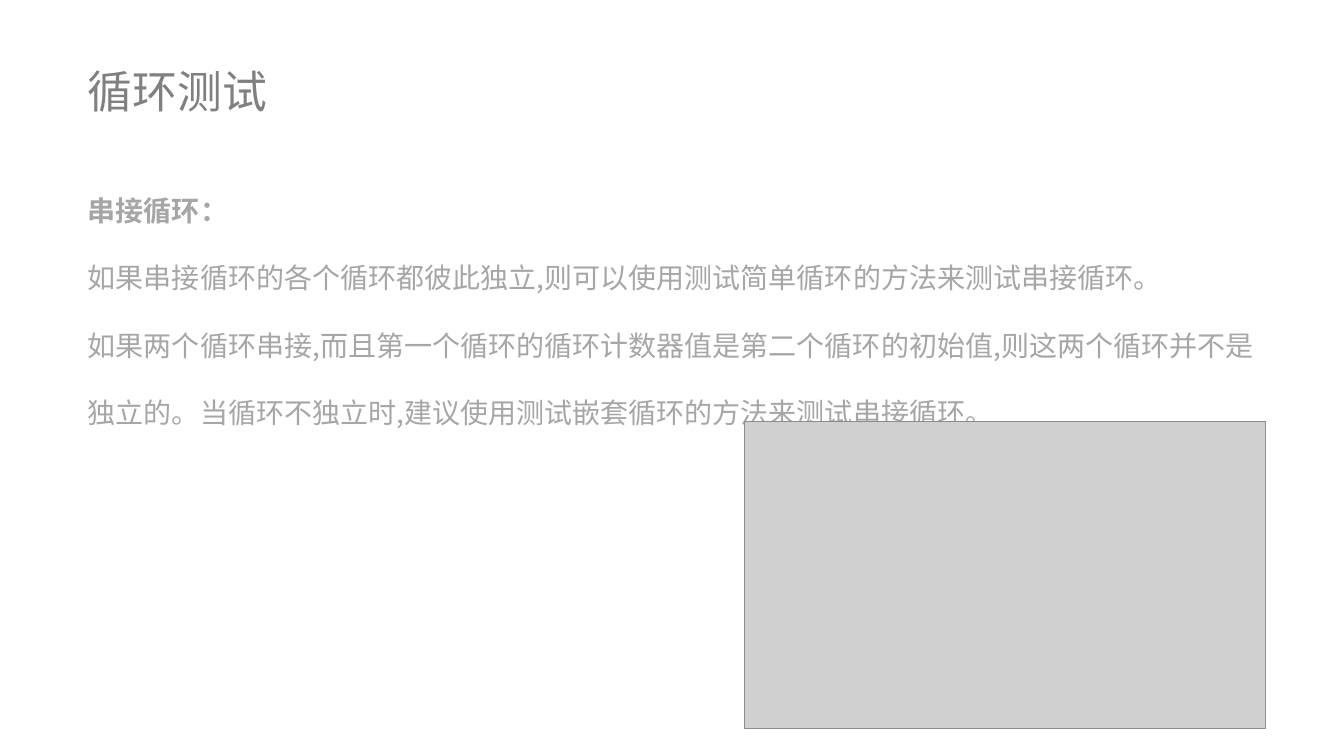
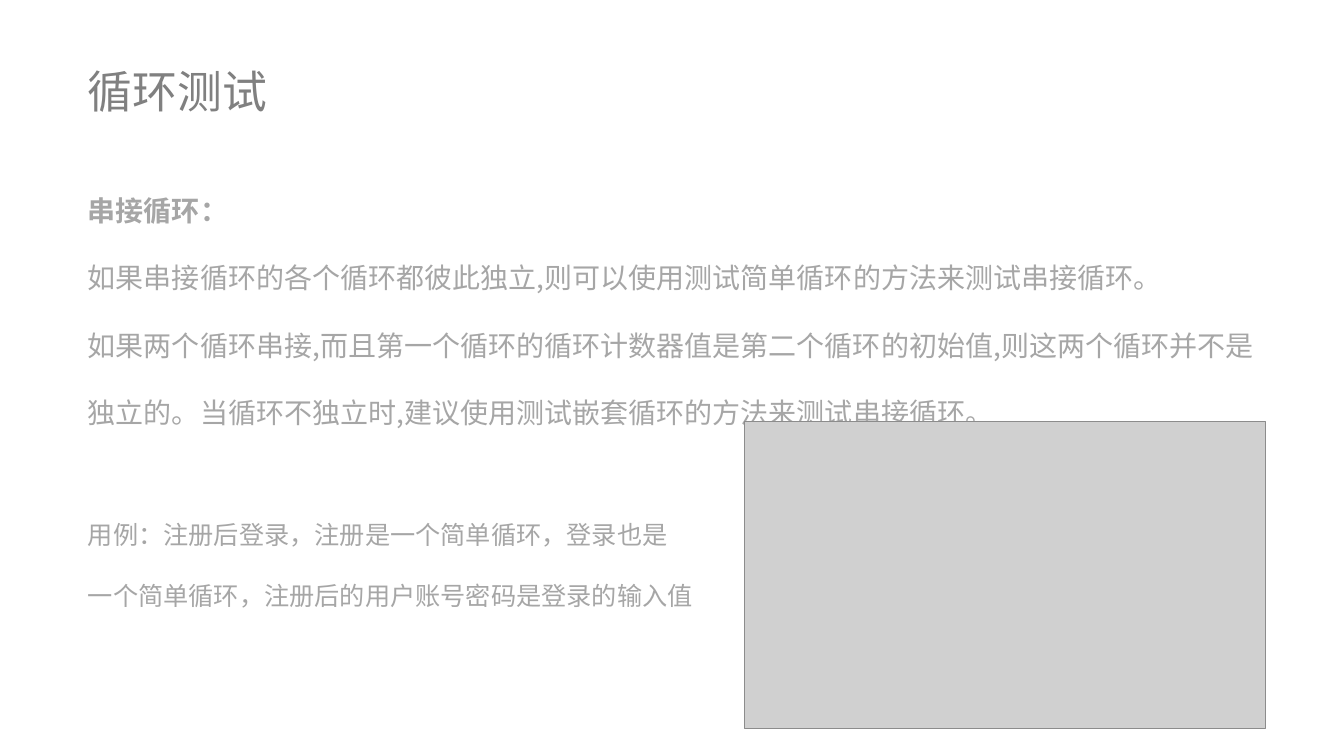
Before and after one commit to lenovo-wu/G11ZUCC, a slide deck: slide 36 of 翻转课堂G11.pptx. Drawn at 1344x756 pixels with LibreOffice and Linux fonts; fonts in the diff are those of the drawing; grey boxes stand for pictures. Boxes give left, top, right and bottom in pixels: in the first picture for what was removed or moved away, otherwise in the second. Text is boxed around its words. In the diff, an @@ line names an element or a change of style, - is before the commit and + after.

```diff
--- a/翻转课堂G11.pptx
+++ b/翻转课堂G11.pptx
@@ text at [88, 523, 693, 607]: paragraphs added @@
+用例：注册后登录，注册是一个简单循环，登录也是
+一个简单循环，注册后的用户账号密码是登录的输入值
```
Also in this commit, not shown: 3 other slides changed, 3 slides added, 1 slide removed.
